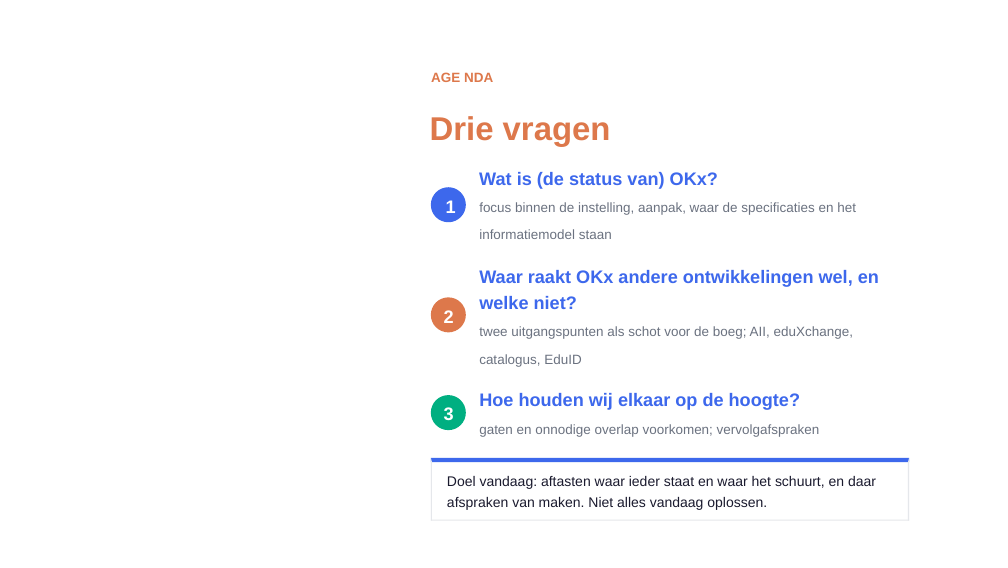
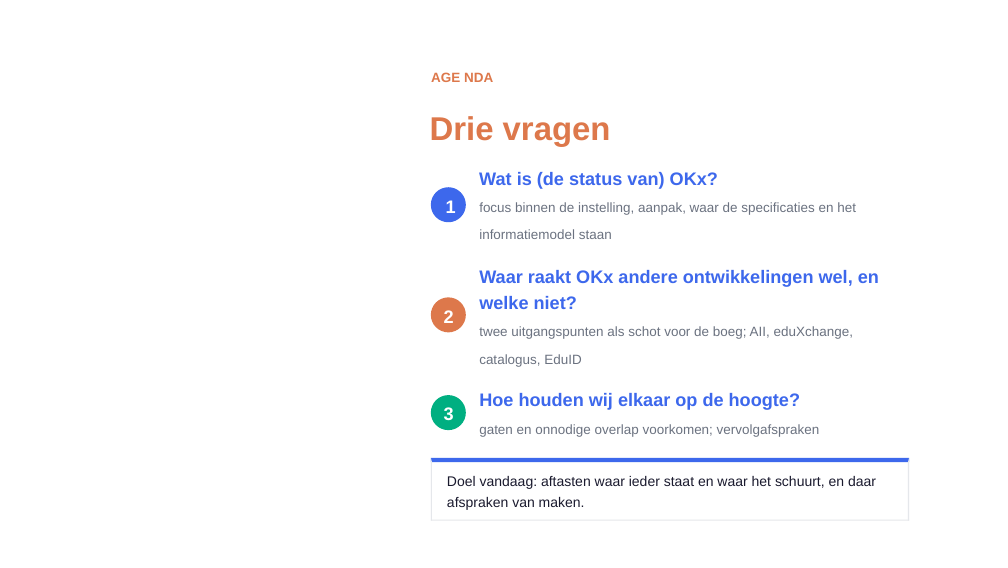
Before and after one commit to Npuls-OKx/meta, a slide deck: slide 2 of presentaties/export/260921_alignment_npuls_pijlers/260921_alignment_npuls_pijlers.pptx. Drawn at 1008x568 pixels with LibreOffice and Linux fonts; fonts in the diff are those of the drawing; background and template pictures are left out. Boxes give left, top, right and bottom in pixels: in the first picture for what was removed or moved away, otherwise in the second. Text is boxed around its words. In the diff, an @@ line names an element or a change of style, - is before the commit and + after.

```diff
--- a/presentaties/export/260921_alignment_npuls_pijlers/260921_alignment_npuls_pijlers.pptx
+++ b/presentaties/export/260921_alignment_npuls_pijlers/260921_alignment_npuls_pijlers.pptx
@@ text at (x1=447, y1=497, x2=585, y2=510): text changed @@
-afspraken van maken. Niet alles vandaag oplossen.
+afspraken van maken.
```
Also in this commit, not shown: 6 other slides changed, 4 other files.
